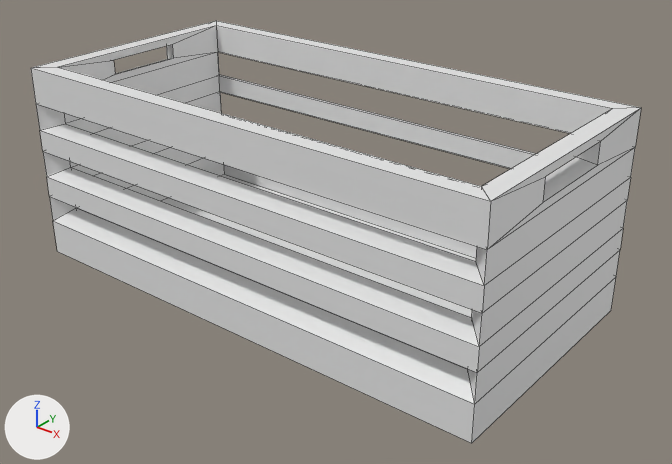
An edit to the Blender file salemstalker/Assets/3D/props/box.blend, drawn before and after from the same camera.
Before and after are seen from a camera (50 mm lens) standing at (4.19, -5.01, 2.79) and looking at (0.2, -0.03, -0.3). Lighting does not change. The marker at lower left points along +X, +Y and +Z. Mesh edges are drawn as thin lines.
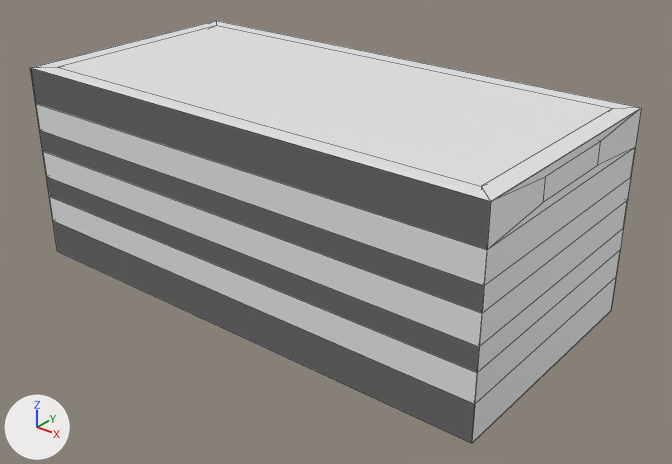
Location of each change, (x1, y1, x2, y2) in pixels of the pictures (672 x 464 px):
'colision-colony', added: after (31, 26, 642, 443)
'Cube', unchanged, covered by the edit: (31, 21, 641, 443) in both

The change, as a list of edits to the scene's bpy script:
```text
Add me_cube:
    me_cube.from_pydata(...)  # a box spanning x -1.0..1.0, y -1.0..1.0, z -1.0..1.0
Add ob_colision_colony:
    ob_colision_colony = bpy.data.objects.new('colision-colony', me_cube)
    ob_colision_colony.location = (0.0, 0.0, 0.0)
    ob_colision_colony.scale = (2.03, 1.0, 0.792)
```
